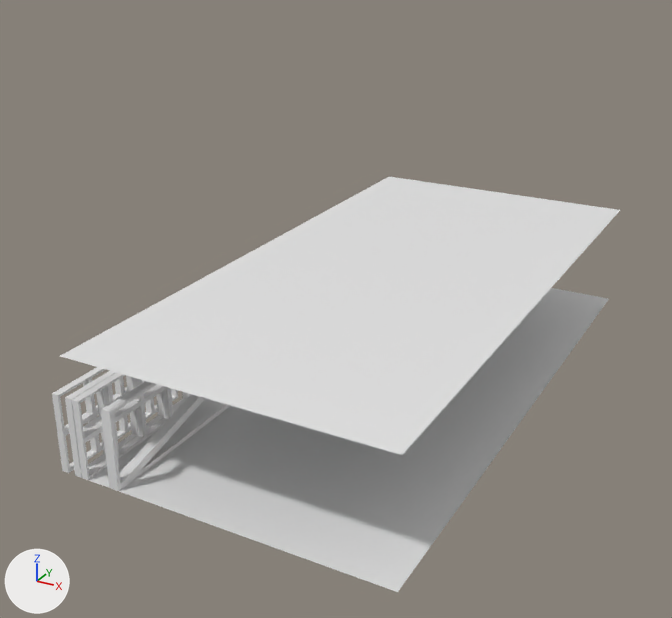
Two versions of the Blender file Tests/Content/Export Tests/FacadeExporter.blend, one commit apart.
Before and after are seen from a 50 mm lens placed at (13.66, -12.69, 11.84), pointed at (3.03, 6.65, 2.17). Arrows for +X, +Y and +Z are at lower left; the lights stay in place.

The older version as bpy lines, for what is in view:
```python
me_cube_002 = bpy.data.meshes.new('Cube.002')
me_cube_002.from_pydata(...)  # 150 vertices, 164 faces; spans x 0.2..0.38, y 0.0..4.0, z 0.0..2.0
me_cube_002.polygons.foreach_set('use_smooth', [True] * 164)
me_cube_002.materials.append(mat_wall)  # its picture is missing
me_plane = bpy.data.meshes.new('Plane')
me_plane.from_pydata([(0.0, 0.0, 0.0), (2.0, 0.0, 0.0), (0.0, 2.0, 0.0), (2.0, 2.0, 0.0)], [], [(0, 1, 3, 2)])
me_plane.polygons.foreach_set('use_smooth', [True] * 1)
me_plane.materials.append(mat_roof)  # its picture is missing
me_plane_001 = bpy.data.meshes.new('Plane.001')
me_plane_001.from_pydata([(0.0, 0.0, 0.0), (2.0, 0.0, 0.0), (0.0, 2.0, 0.0), (2.0, 2.0, 0.0)], [], [(0, 1, 3, 2)])
me_plane_001.polygons.foreach_set('use_smooth', [True] * 1)
me_plane_001.materials.append(mat_roof)  # its picture is missing
ob_cube_002 = bpy.data.objects.new('Cube.002', me_cube_002)
ob_cube_002.location = (0.0, 0.0, 0.0)
_m = ob_cube_002.modifiers.new('Mirror', 'MIRROR')
ob_plane = bpy.data.objects.new('Plane', me_plane)
ob_plane.location = (0.0, 0.0, 0.0)
ob_plane.scale = (4.0, 8.0, 4.0)
ob_plane_001 = bpy.data.objects.new('Plane.001', me_plane_001)
ob_plane_001.location = (0.0, 0.0, 3.0)
ob_plane_001.scale = (4.0, 8.0, 4.0)
# also in view: 'Cube.001' at (0.09, 2.0, 1.0); 'Cube' at (1.13, 4.0, 1.0)
```
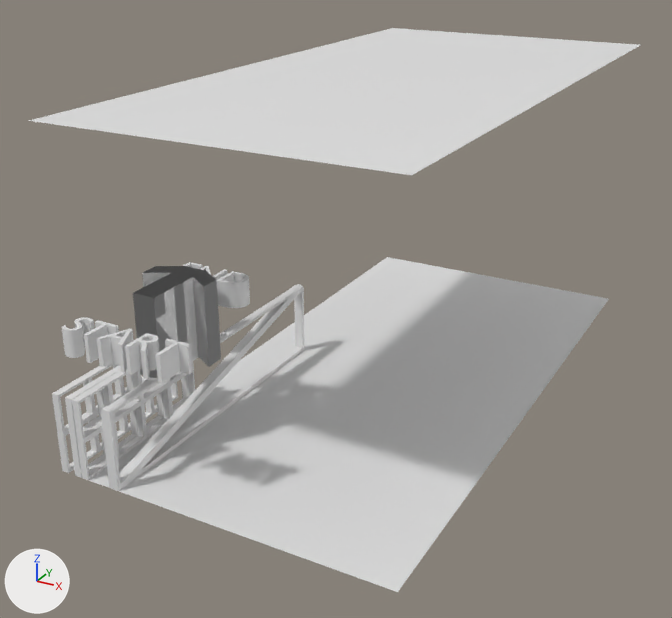
What differs and where, as boxes (x1, y1, x2, y2) in the pictures (672 x 618 px):
```json
{"object": "Plane.001", "change": "moved", "before": [60, 177, 620, 455], "after": [29, 28, 640, 175]}
{"object": "Object.002", "change": "added", "after": [133, 266, 221, 379]}
{"object": "Object.009", "change": "added", "after": [61, 317, 192, 384]}
{"object": "Object.010", "change": "added", "after": [183, 262, 250, 308]}
```

Edits to the scene script, one JSON object a line:
```json
{"op": "add", "block": "me_mesh_002", "code": ["me_mesh_002 = bpy.data.meshes.new('Mesh.002')", "me_mesh_002.from_pydata(...)  # 108 vertices, 36 faces; spans x 0.13..1.88, y 1.63..3.49, z -1.0..1.0"]}
{"op": "add", "block": "me_mesh_009", "code": ["me_mesh_009 = bpy.data.meshes.new('Mesh.009')", "me_mesh_009.from_pydata(...)  # 2880 vertices, 960 faces; spans x 0.04..2.92, y 0.06..0.76, z 0.0..0.64"]}
{"op": "add", "block": "me_mesh_010", "code": ["me_mesh_010 = bpy.data.meshes.new('Mesh.010')", "me_mesh_010.from_pydata(...)  # 888 vertices, 296 faces; spans x 0.08..1.99, y 3.83..4.51, z 0.0..0.64"]}
{"op": "set", "path": "ob_plane_001.location", "old": "(0.0, 0.0, 3.0)", "new": "(0.0, 0.0, 8.0)"}
{"op": "add", "block": "ob_object_002", "code": ["ob_object_002 = bpy.data.objects.new('Object.002', me_mesh_002)", "ob_object_002.location = (0.0, 0.0, 3.0)"]}
{"op": "add", "block": "ob_object_009", "code": ["ob_object_009 = bpy.data.objects.new('Object.009', me_mesh_009)", "ob_object_009.location = (0.0, 0.0, 3.0)"]}
{"op": "add", "block": "ob_object_010", "code": ["ob_object_010 = bpy.data.objects.new('Object.010', me_mesh_010)", "ob_object_010.location = (0.0, 0.0, 3.0)"]}
```
